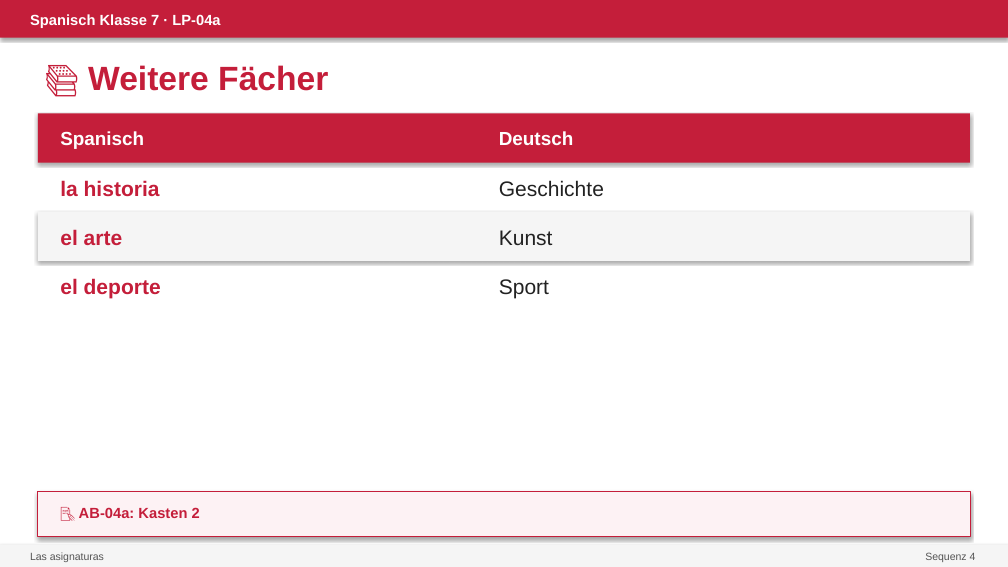
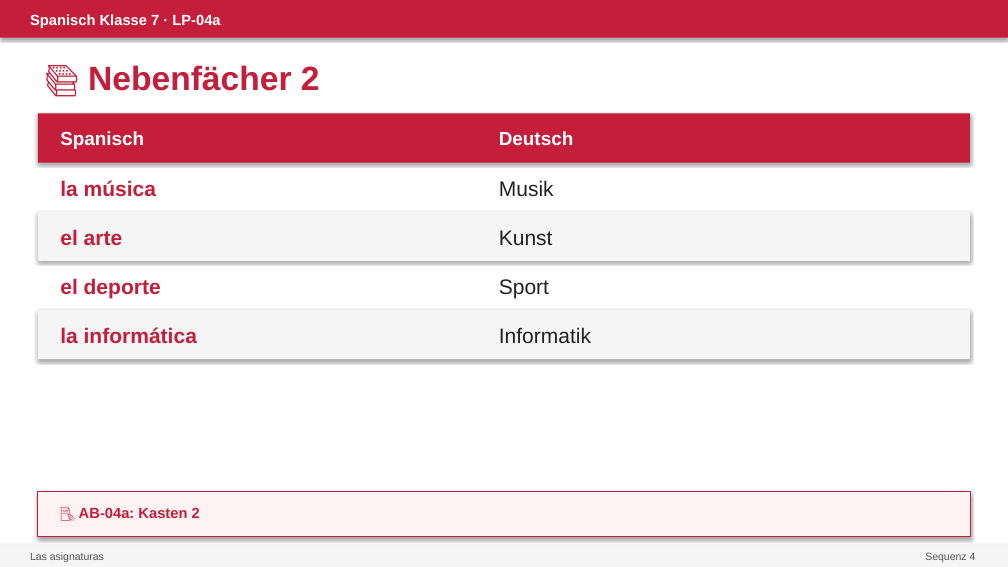
Before and after one commit to devbox42/sciencesim, a slide deck: slide 5 of projects/spanisch/kl07/sequenz-04-colegio/04a-asignaturas/PPT-04a.pptx (slide 3 before the commit). Drawn at 1008x567 pixels with LibreOffice and Linux fonts; fonts in the diff are those of the drawing. Boxes give left, top, right and bottom in pixels: in the first picture for what was removed or moved away, otherwise in the second. Text is boxed around its words. In the diff, an @@ line names an element or a change of style, - is before the commit and + after.

```diff
--- a/projects/spanisch/kl07/sequenz-04-colegio/04a-asignaturas/PPT-04a.pptx
+++ b/projects/spanisch/kl07/sequenz-04-colegio/04a-asignaturas/PPT-04a.pptx
@@ text at (x1=88, y1=65, x2=320, y2=91): text changed @@
-📚 Weitere Fächer
+📚 Nebenfächer 2
@@ text at (x1=60, y1=180, x2=156, y2=197): text changed @@
-la historia
+la música
@@ text at (x1=499, y1=180, x2=554, y2=196): text changed @@
-Geschichte
+Musik
@@ rectangle added at (x1=38, y1=310, x2=970, y2=359), fill #F5F5F5 @@
@@ text added at (x1=60, y1=327, x2=197, y2=343), 20 pt, text #C41E3A, bold @@
+la informática
@@ text added at (x1=499, y1=327, x2=591, y2=343), 20 pt, text #222222 @@
+Informatik
```
Also in this commit, not shown: 3 other slides changed, 9 slides added, 32 other files.
